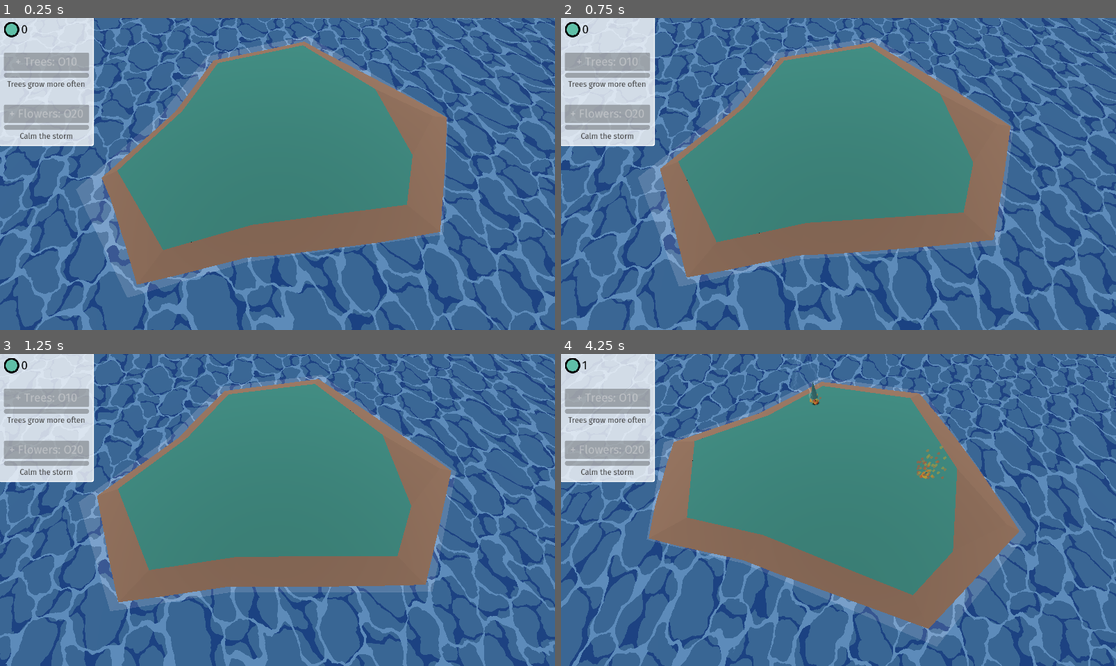
Above: before the commit, frames 1-4 (two rows, left to right).
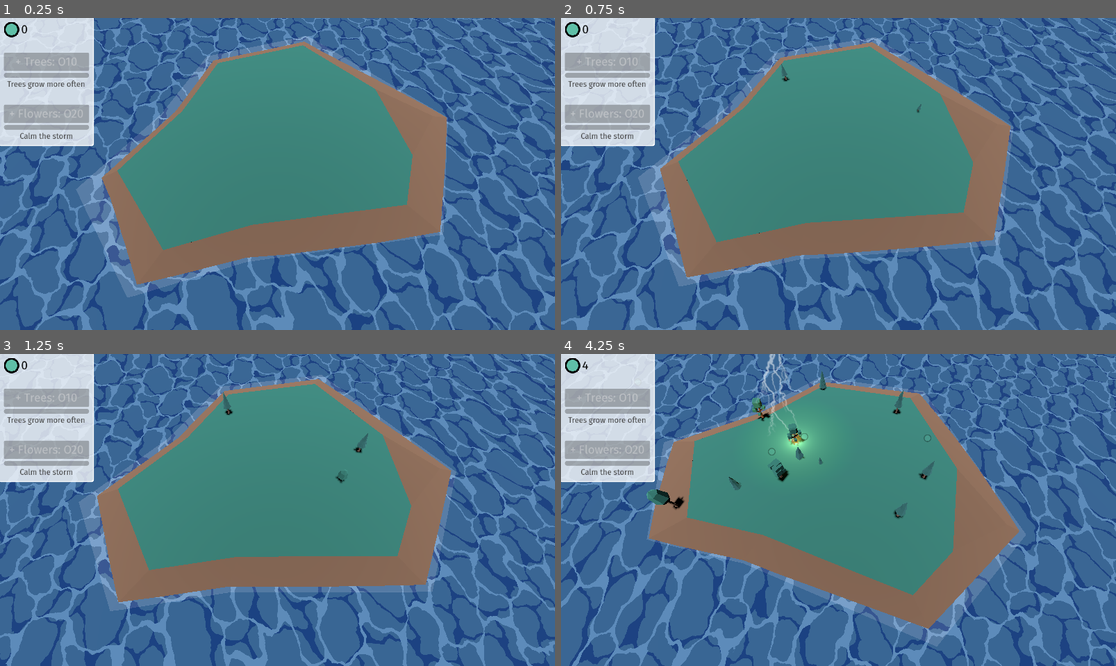
Above: after the commit, the same moments.

Repository: lumi-a/ecotomata
Game: Godot game, scene res://main.tscn
Two runs of this game, one before a commit and one after it. Both use one fixed random seed, a clock stepped at 60 frames per second and the inputs below.
Inputs:
- Up to frame 1 (0.25 s): no input
- Up to frame 2 (0.75 s): no input
- Up to frame 3 (1.25 s): no input
- Up to frame 4 (4.25 s): no input

Frame 1 is identical in both runs. In frame 2, less than 0.1% of the frame differs, in the area x 39-65%, y 14-31%; in frame 3, 0.2%; in frame 4, 2.3%, in the area x 3-70%, y 0-53%.

Commit message:
Add fires

Diff:
--- a/assets/fire.tscn
+++ b/assets/fire.tscn
@@ -60,6 +60,11 @@
 
 [node name="fire" type="Node3D"]
 
+[node name="light" type="OmniLight3D" parent="."]
+transform = Transform3D(1, 0, 0, 0, 1, 0, 0, 0, 1, 0, 0.1, 0)
+light_color = Color(1, 0.690667, 0.36, 1)
+light_size = 0.2
+
 [node name="outer" type="GPUParticles3D" parent="."]
 amount = 50
 process_material = SubResource("ParticleProcessMaterial_57kjm")
--- a/island.gd
+++ b/island.gd
@@ -164,6 +164,7 @@
 
 	var won = ui_node.tree_level == ui_node.tree_max_level and ui_node.flower_level == ui_node.flower_max_level
 	if won:
+		victory.visible = true
 		won_time += delta
 		if won_time < 1.0:
 			ui_node.modulate.a = 1.0 - won_time
@@ -237,6 +238,8 @@
 			TreeState.BurningDown:
 				tree_timers[id] += delta
 				tree.scale = lerp(Vector3.ONE, Vector3.ZERO, tree_timers[id] / burning_down_time)
+				tree_fires[id].get_child(0).light_size = clamp(lerp(0.2, 0.0, tree_timers[id] / burning_down_time), 0, 1)
+				tree_fires[id].get_child(0).light_energy = clamp(lerp(1.0, 0.0, tree_timers[id] / burning_down_time), 0, 1)
 				if tree_timers[id] >= burning_down_time:
 					for child in tree_fires[id].get_children():
 						# If particle-generator, stop emission:
--- a/main.tscn
+++ b/main.tscn
@@ -66,7 +66,10 @@
 transform = Transform3D(1, 0, 0, 0, 0.252998, 0.967467, 0, -0.967467, 0.252998, -6.61002, 40.3401, -0.405594)
 shadow_enabled = true
 
+[node name="ui" parent="." instance=ExtResource("5_coy3p")]
+
 [node name="victory" type="Control" parent="."]
+visible = false
 layout_mode = 3
 anchors_preset = 15
 anchor_right = 1.0
@@ -109,5 +112,3 @@
 grow_vertical = 0
 text = "Source at GitHub"
 uri = "https://github.com/lumi-a/ecotomata"
-
-[node name="ui" parent="." instance=ExtResource("5_coy3p")]
--- a/ui.gd
+++ b/ui.gd
@@ -15,9 +15,9 @@
 
 @export var orbs: int = 0
 @export var tree_level: int = 0
-@export var tree_max_level: int = 8
+@export var tree_max_level: int = 1
 @export var flower_level: int = 0
-@export var flower_max_level: int = 5
+@export var flower_max_level: int = 1
 
 func _ready() -> void:
 	orb_label = $PanelContainer/VBoxContainer/OrbContainer/OrbLabel
